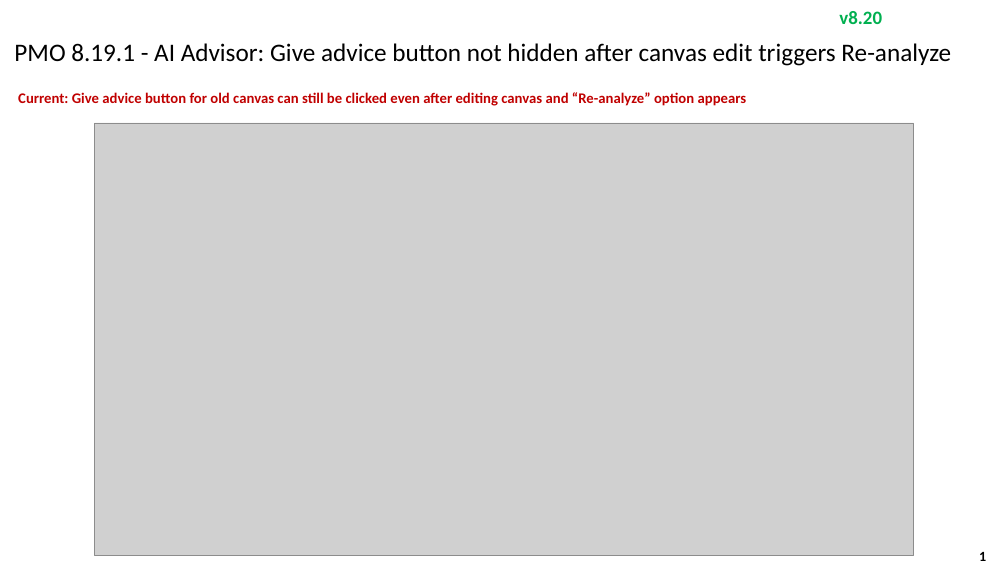
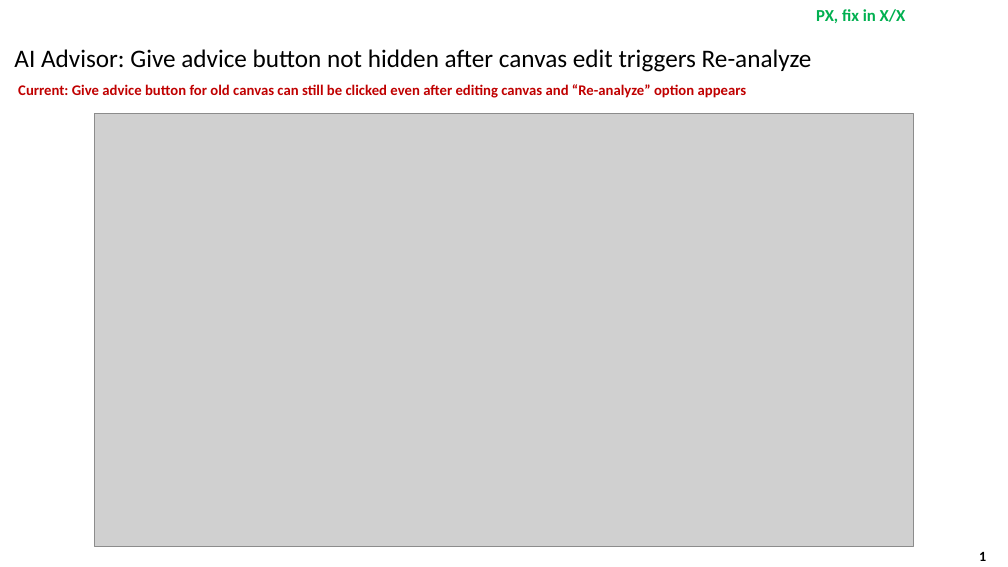
Before and after one commit to EthanHsu-cl/eBug_to_slide, a slide deck: slide 1 of Template/New Layout.pptx. Drawn at 1008x567 pixels with LibreOffice and Linux fonts; fonts in the diff are those of the drawing; grey boxes stand for pictures. Boxes give left, top, right and bottom in pixels: in the first picture for what was removed or moved away, otherwise in the second. Text is boxed around its words. In the diff, an @@ line names an element or a change of style, - is before the commit and + after.

```diff
--- a/Template/New Layout.pptx
+++ b/Template/New Layout.pptx
@@ text at [816, 9, 906, 23]: text changed; size 18 to 16 pt @@
-v8.20
+PX, fix in X/X
@@ title "AI Advisor: Give advice button ...": place and size @@
-title "AI Advisor: Give advice button ..." at [11, 25, 997, 77]
+title "AI Advisor: Give advice button ..." at [11, 38, 997, 76]
@@ title at [14, 49, 812, 72]: text changed @@
-PMO 8.19.1 - AI Advisor: Give advice button not hidden after canvas edit triggers Re-analyze
+AI Advisor: Give advice button not hidden after canvas edit triggers Re-analyze
@@ rectangle "Current: Give advice button for ...": place and size @@
-rectangle "Current: Give advice button for ..." at [11, 84, 997, 114]
+rectangle "Current: Give advice button for ..." at [11, 75, 997, 107]
@@ picture: place and size @@
-picture at [95, 123, 914, 556]
+picture at [95, 114, 914, 547]
```
Also in this commit, not shown: 7 other files.
